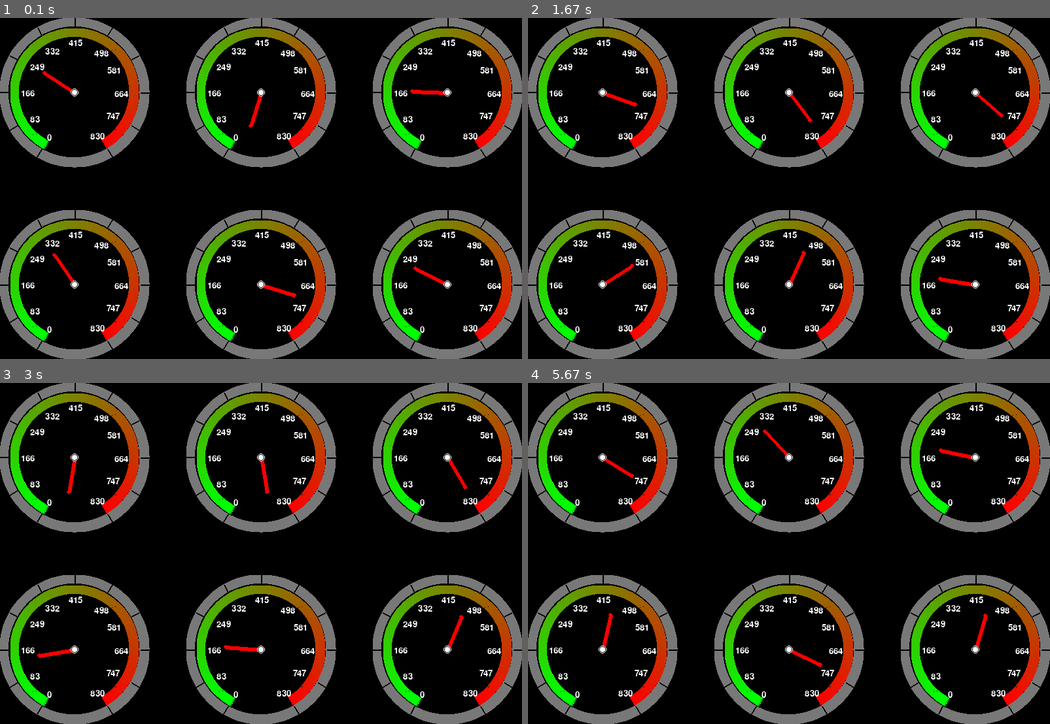
Above: before the commit, frames 1-4 (two rows, left to right).
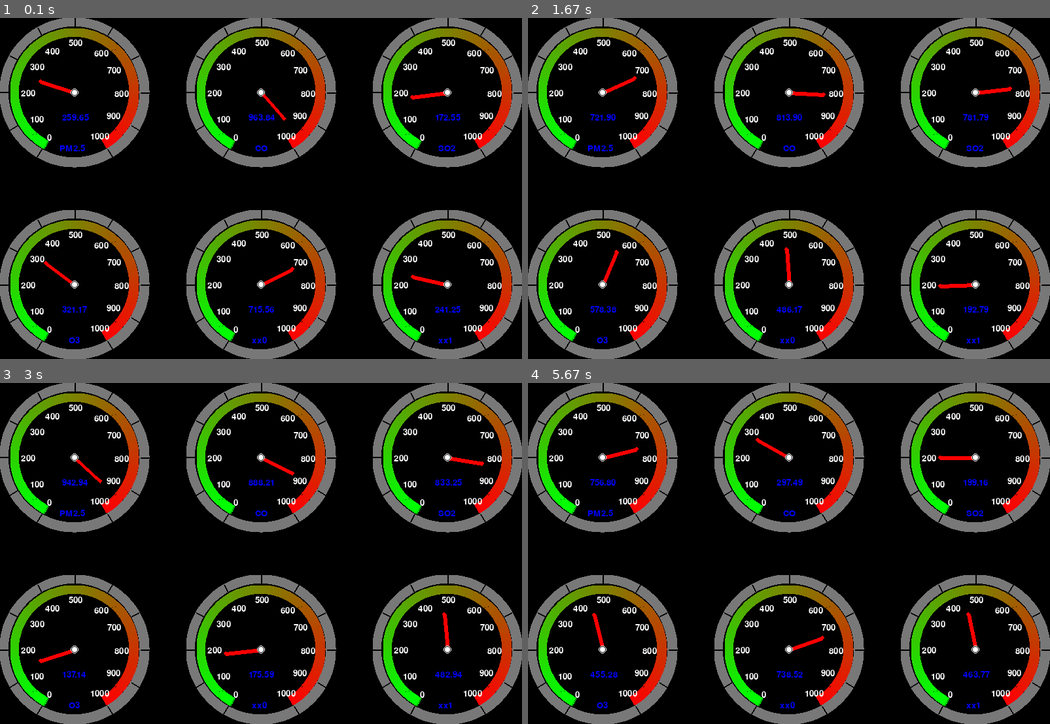
Above: after the commit, the same moments.

Repository: zhangsheng377/air_monitor
Game: pygame game, started from sensor/raspberrypi/test_pygame.py
Two runs of this game, one before a commit and one after it. Both use one fixed random seed, a clock stepped at 60 frames per second and the inputs below. The source is Python 2; it was converted automatically to run under Python 3.
Inputs:
- Up to frame 1 (0.1 s): no input
- Up to frame 2 (1.67 s): no input
- Up to frame 3 (3 s): no input
- Up to frame 4 (5.67 s): no input

The runs differ from the first frame. In frame 1, 3.5% of the frame differs, in the area x 4-97%, y 6-96%; in frame 2, 3.6%; in frame 3, 3.5%; in frame 4, 3.6%.

Commit message:
增加了仪表盘名字和示数的显示

Diff:
--- a/sensor/raspberrypi/dashboard.py
+++ b/sensor/raspberrypi/dashboard.py
@@ -7,7 +7,7 @@
 
 
 class DASHBOARD(pygame.sprite.Sprite):
-    def __init__(self, surface, position, radius, index, color_bg, least, highest):
+    def __init__(self, surface, position, radius, name, color_bg, least, highest):
         pygame.sprite.Sprite.__init__(self)
         self.surface = surface
         self.radius = radius
@@ -15,13 +15,13 @@
         self.gap = int(max(math.ceil(self.line_width / 5.0), 2))
         self.arc_width = self.line_width
         self.position = position
-        self.index = index
+        self.name = name
         self.font_width = int(self.arc_width * 1.5)
         self.font = pygame.font.Font(None, self.font_width)
         self.rect = (self.position[0] - self.radius, self.position[1] - self.radius, self.radius * 2, self.radius * 2)
         self.color_bg = color_bg
         self.least = least
-        self.highest = highest
+        self.highest = int(highest / 10.0 * 12)
         self.scale_gap = int(self.gap / 4.0 * 3)
         self.needle_length = self.radius - self.line_width - self.arc_width - self.font_width - (self.gap) * 5
         self.needle_width = int(max(self.arc_width / 2.0, 4))
@@ -34,6 +34,15 @@
                                  232, 10)
         self.draw_scale(self.least, self.highest, self.line_width, self.color_bg, color.white)
         self.draw_needle(value, color.red)
+
+        text_value = self.font.render("%.2f" % value, True, color.blue)
+        distance_text_value = self.radius - self.line_width - self.arc_width - self.font_width * 2 - (self.gap) * 6
+        self.surface.blit(text_value, (self.position[0] - self.font_width, self.position[1] + distance_text_value))
+
+        text_name = self.font.render(str(self.name), True, color.blue)
+        distance_text_name = self.radius - self.line_width - self.gap - self.font_width
+        self.surface.blit(text_name, (
+        self.position[0] - len(self.name) * self.font_width / 4, self.position[1] + distance_text_name))
 
     def draw_blendcolor_arc(self, radius, width, color_start, color_end, degree_start, degree_stop, step):
         color_gap = (color_end.r - color_start.r, color_end.g - color_start.g, color_end.b - color_start.b)
--- a/sensor/raspberrypi/test_pygame.py
+++ b/sensor/raspberrypi/test_pygame.py
@@ -34,10 +34,14 @@
 x_mydashboard = 3
 y_mydashboard = 2
 mydashboard = []
+
+names = ['PM2.5', 'CO', 'SO2', 'O3', 'xx0', 'xx1']
+
 for y in range(0, y_mydashboard):
     for x in range(0, x_mydashboard):
         position = (radius + x * (gap[0] + 2 * radius), radius + y * (gap[1] + 2 * radius))
-        mydashboard.append(dashboard.DASHBOARD(screen, position, radius, x + y * x_mydashboard, color_bg, 0, 1000))
+        mydashboard.append(
+            dashboard.DASHBOARD(screen, position, radius, names[x + y * x_mydashboard], color_bg, 0, 1000))
 
 while True:
     for event in pygame.event.get():
Binary file added: sensor/raspberrypi/界面_0.png
